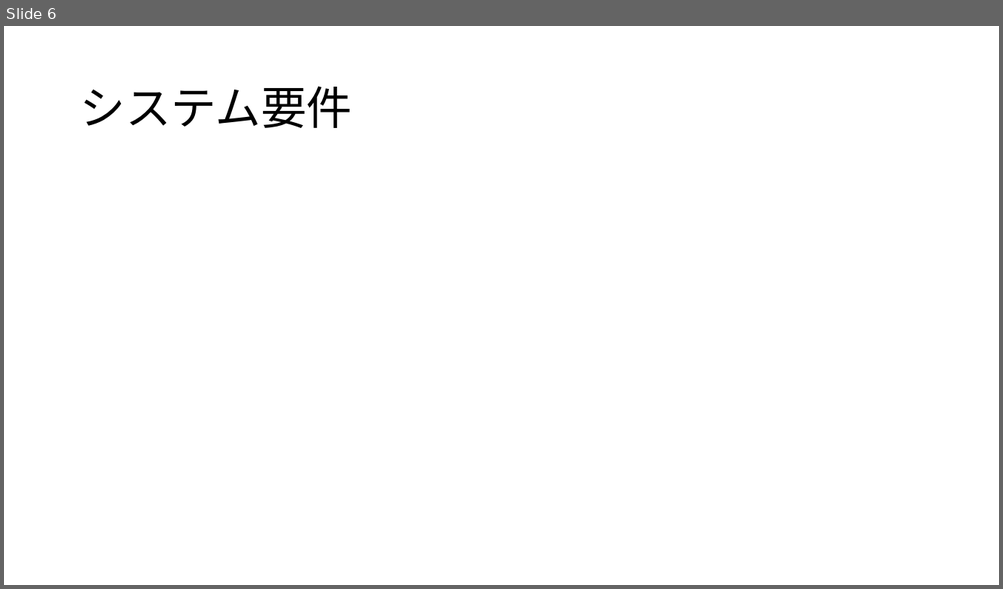
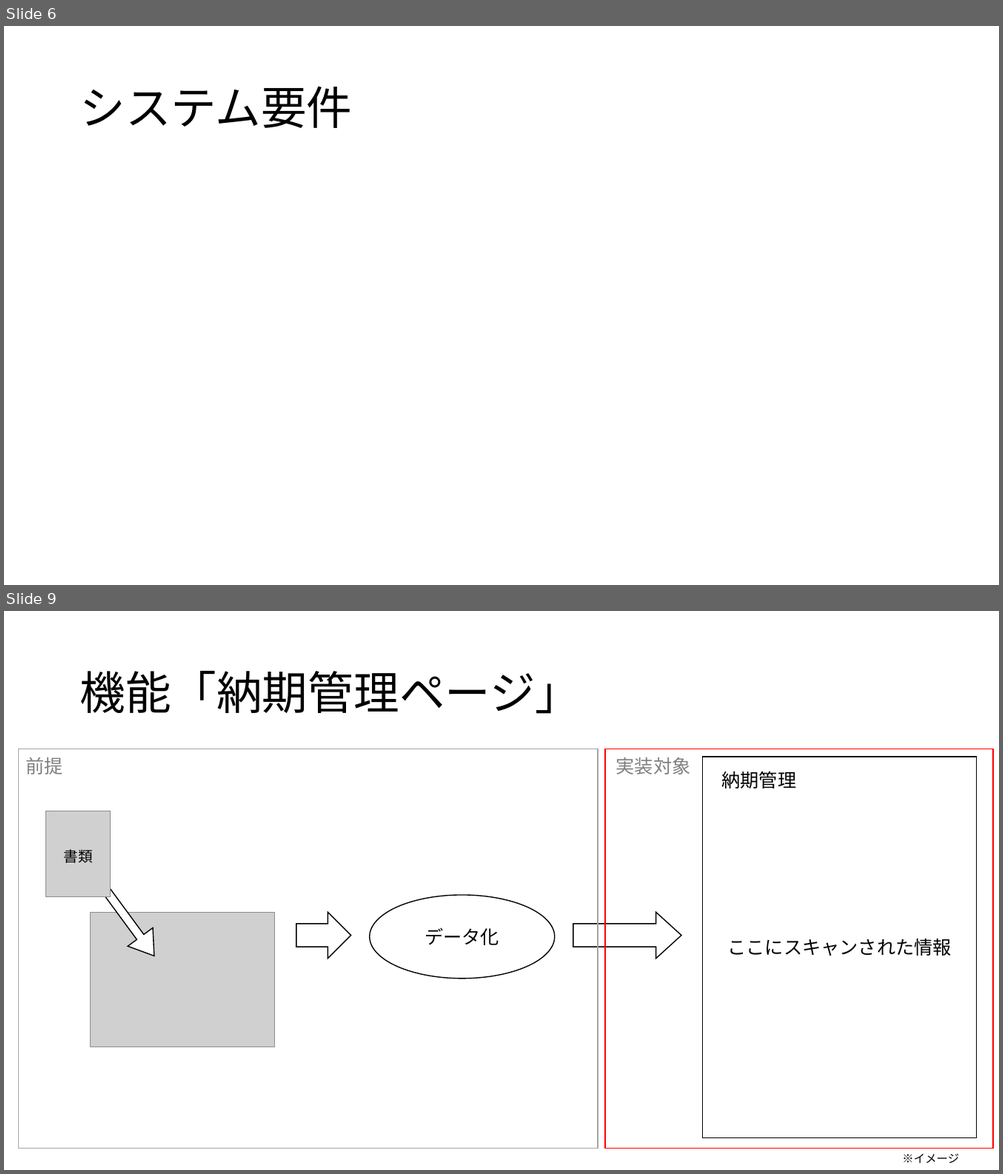
Before and after one commit to masapoyo/sugukuru, a slide deck: Presentation/要件定義.pptx. Shown one above the other, each under a label of ours: slide 6 before the commit, slides 6 and 9 after it; the slides between them are not shown. The pictures are 1003x589 and 1003x1174 pixels, drawn with LibreOffice and Linux fonts; fonts in the diff are those of the drawing; grey boxes stand for pictures. Boxes give left, top, right and bottom in pixels: in the first picture for what was removed or moved away, otherwise in the second. Text is boxed around its words. In the diff, an @@ line names an element or a change of style, - is before the commit and + after.

```diff
--- a/Presentation/要件定義.pptx
+++ b/Presentation/要件定義.pptx
@@ slide 9 added at <box>4,611,999,1170</box>, background #FFFFFF @@
@@ title added at <box>79,671,580,714</box>, 44 pt, text #000000 @@
+機能「納期管理ページ」
@@ rectangle added at <box>18,749,598,1149</box>, outline #A5A5A5 1 pt @@
@@ text added at <box>25,758,62,775</box>, 18 pt, text #808080 @@
+前提
@@ rectangle added at <box>606,749,993,1149</box>, outline #FF0000 1 pt @@
@@ text added at <box>616,758,691,775</box>, 18 pt, text #808080 @@
+実装対象
@@ rectangle added at <box>703,757,976,1138</box>, fill #FFFFFF, outline #000000 1 pt, 18 pt, text #000000 @@
+ここにスキャンされた情報
@@ text added at <box>721,771,796,789</box>, 18 pt, text #000000 @@
+納期管理
@@ picture added at <box>45,811,110,897</box> @@
@@ text added at <box>64,849,93,863</box>, 14 pt, text #000000 @@
+書類
@@ right arrow added at <box>91,879,167,965</box>, fill #FFFFFF, outline #000000 1 pt @@
@@ ellipse added at <box>370,895,555,979</box>, fill #FFFFFF, outline #000000 1 pt, 18 pt, text #000000 @@
+データ化
@@ picture added at <box>90,912,275,1047</box> @@
@@ right arrow added at <box>296,912,351,959</box>, fill #FFFFFF, outline #000000 1 pt @@
@@ right arrow added at <box>573,912,681,959</box>, fill #FFFFFF, outline #000000 1 pt @@
@@ text added at <box>902,1154,959,1164</box>, 11 pt, text #000000 @@
+※イメージ
```
Also in this commit, not shown: 5 slides changed, 2 other slides added, 1 slide removed.
